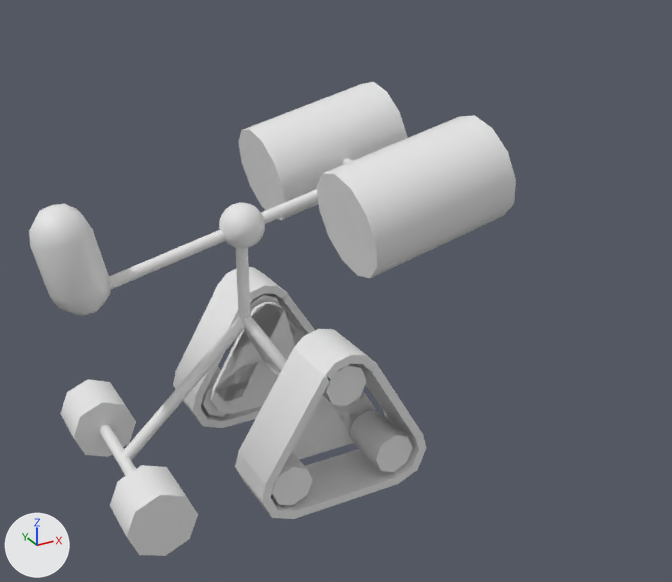
A saved change to the OBJ model assets/models/commander.obj.
Both versions are drawn from a 50 mm camera at (-1.95, -5.05, 3.61) aimed at (0.71, -0.22, 1.19). The lights are fixed; the arrows at lower left show +X, +Y and +Z. Materials are left out; every surface is plain grey. Where no turn or scale is listed for an object, it has been applied to the vertices. Vertices at the same position are counted once.

Objects in the first picture: 'commander'.
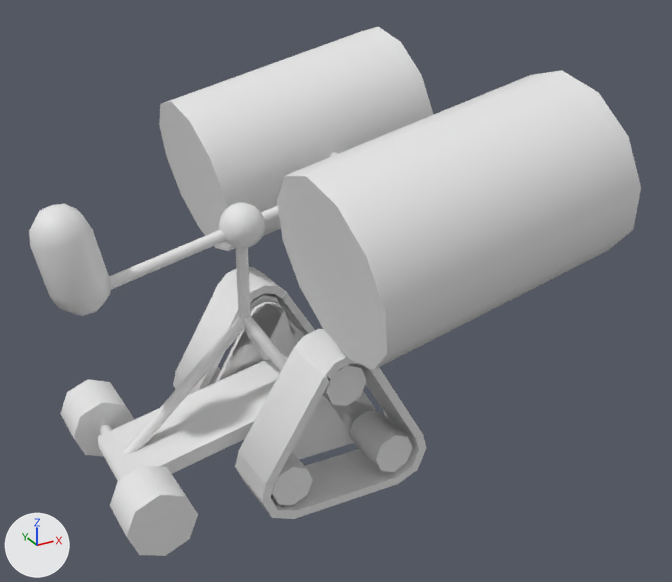
Location of each change, (x1, y1, x2, y2) in pixels of the pictures (672 x 582 px; the box of a moved part takes in the faces that stretch with it):
'commander', reshaped (26% wider, 12% taller)
    before: (29, 82, 516, 556)
    after: (29, 27, 641, 556)
part 1 of me_commander, moved or reshaped
    before: (239, 82, 407, 220)
    after: (159, 27, 434, 251)
part 2 of me_commander, moved or reshaped
    before: (317, 115, 516, 278)
    after: (277, 70, 641, 370)
part 3 of me_commander, added
    after: (98, 356, 287, 481)

The change, as a diff of the scene's bpy script:
```diff
--- a/assets/models/commander.obj.py
+++ b/assets/models/commander.obj.py
@@ me_commander @@
 # used by ob_commander; location = (0.0, 0.0, 0.0)
 # verts and faces of me_commander; kept vertices keep their numbers, new ones are numbered from 870
-me_commander.from_pydata(...)  # 870 vertices, 991 faces; spans x -1.1..1.61, y -0.93..0.92, z 0.01..2.33
+me_commander.from_pydata(...)  # 878 vertices, 997 faces; spans x -1.1..2.0, y -1.57..1.57, z 0.01..2.63
+# me_commander part 1: the loose piece of 26 vertices spanning x 0.5..1.61, y 0.25..0.92, z 1.45..2.33 is scaled about its middle by 1.7, then moved by (0.0, 0.41, 0.0)
+# me_commander part 2: the loose piece of 26 vertices spanning x 0.5..1.61, y -0.93..-0.26, z 1.45..2.33 is scaled about its middle by 1.7, then moved by (0.0, -0.41, 0.0)
+# me_commander part 3
+verts[870] = (0.55, -0.3, 0.44)
+verts[871] = (0.55, -0.3, 0.55)
+verts[872] = (-0.8, -0.3, 0.17)
+verts[873] = (-0.8, -0.3, 0.27)
+for new, old in zip([*range(874, 878)], [*range(870, 874)]): verts[new] = verts[old] + (0.0, 0.6, 0.0)
+faces += [(874, 876, 877, 875), (870, 874, 875, 871), (870, 871, 873, 872), (872, 873, 877, 876), (871, 875, 877, 873), (870, 872, 876, 874)]
```
